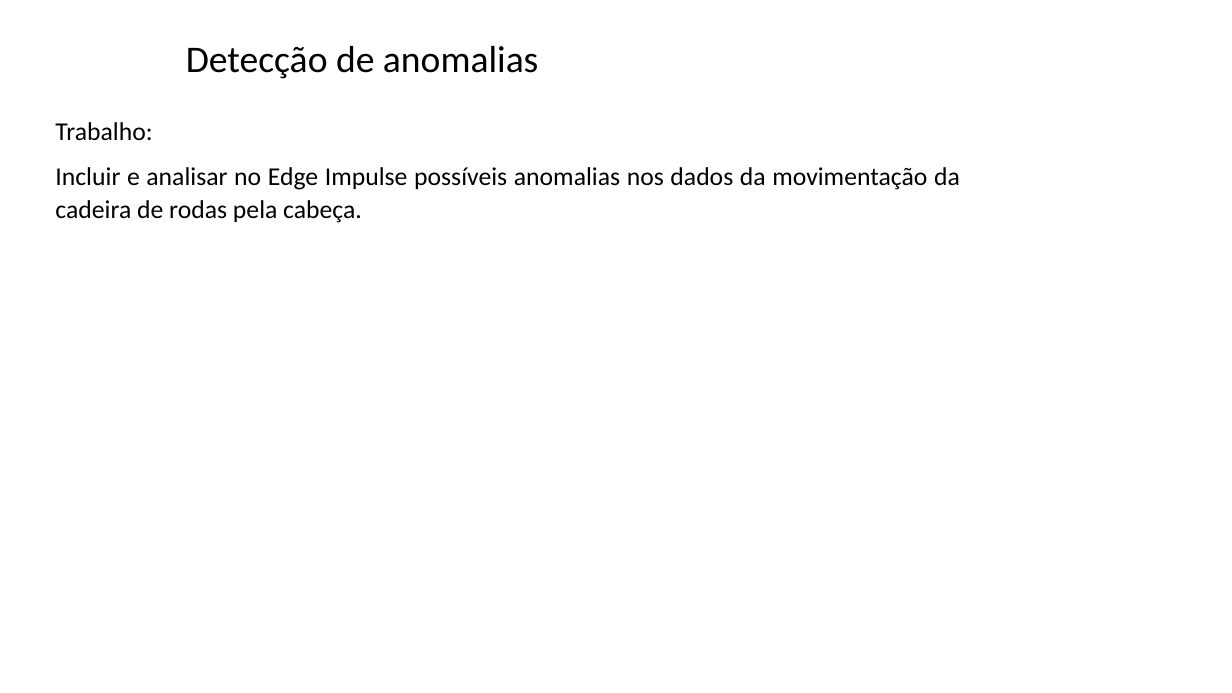
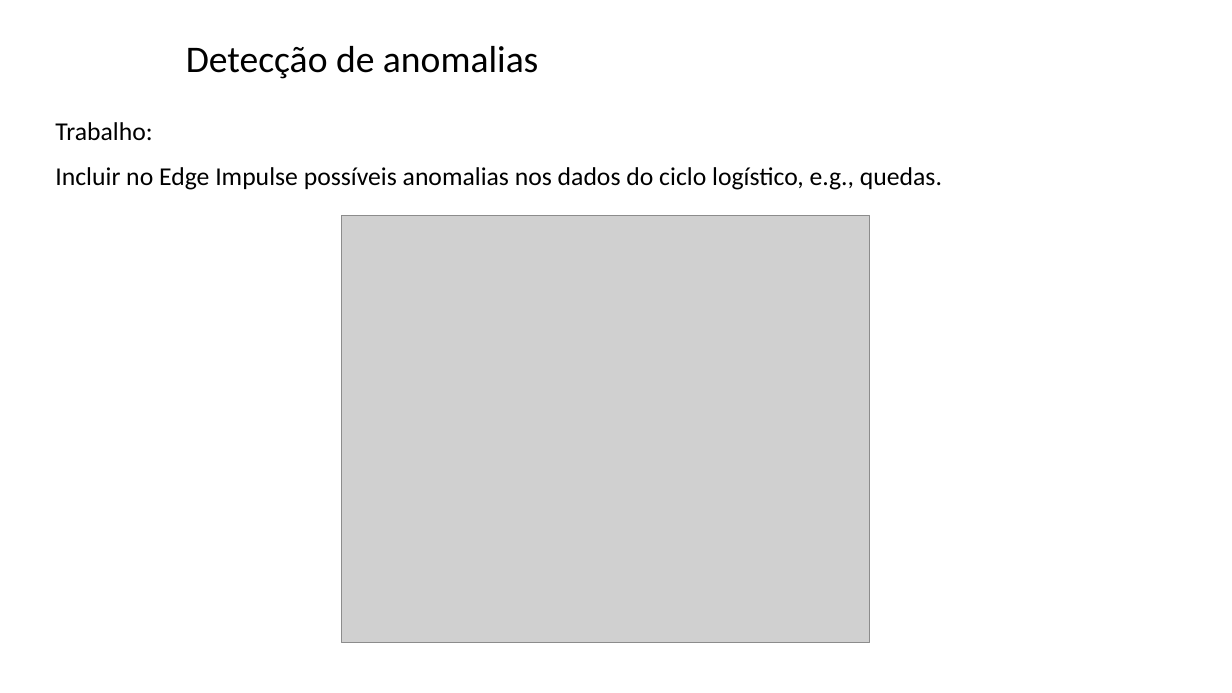
Before and after one commit to zz4fap/tp557-iot-ml, a slide deck: slide 21 of slides/TP557_16_detecção_de_anomalias.pptx. Drawn at 1232x693 pixels with LibreOffice and Linux fonts; fonts in the diff are those of the drawing; grey boxes stand for pictures; background and template pictures are left out. Boxes give left, top, right and bottom in pixels: in the first picture for what was removed or moved away, otherwise in the second. Text is boxed around its words. In the diff, an @@ line names an element or a change of style, - is before the commit and + after.

```diff
--- a/slides/TP557_16_detecção_de_anomalias.pptx
+++ b/slides/TP557_16_detecção_de_anomalias.pptx
@@ text at <box>55,167,942,190</box>: text changed @@
-Incluir e analisar no Edge Impulse possíveis anomalias nos dados da movimentação da cadeira de rodas pela cabeça.
+Incluir no Edge Impulse possíveis anomalias nos dados do ciclo logístico, e.g., quedas.
@@ picture added at <box>342,215,871,643</box> @@
```
Also in this commit, not shown: 1 slide added.
